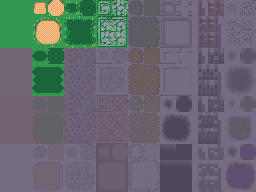
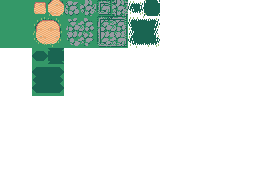
Before/after of a 256x192 layered artwork. What changed in the layer stack:
painted on "Layer" over [0, 0, 160, 96]
hid "Layer #1" over [0, 0, 256, 192]
hid "Outside_A2.png" over [0, 0, 256, 192]
